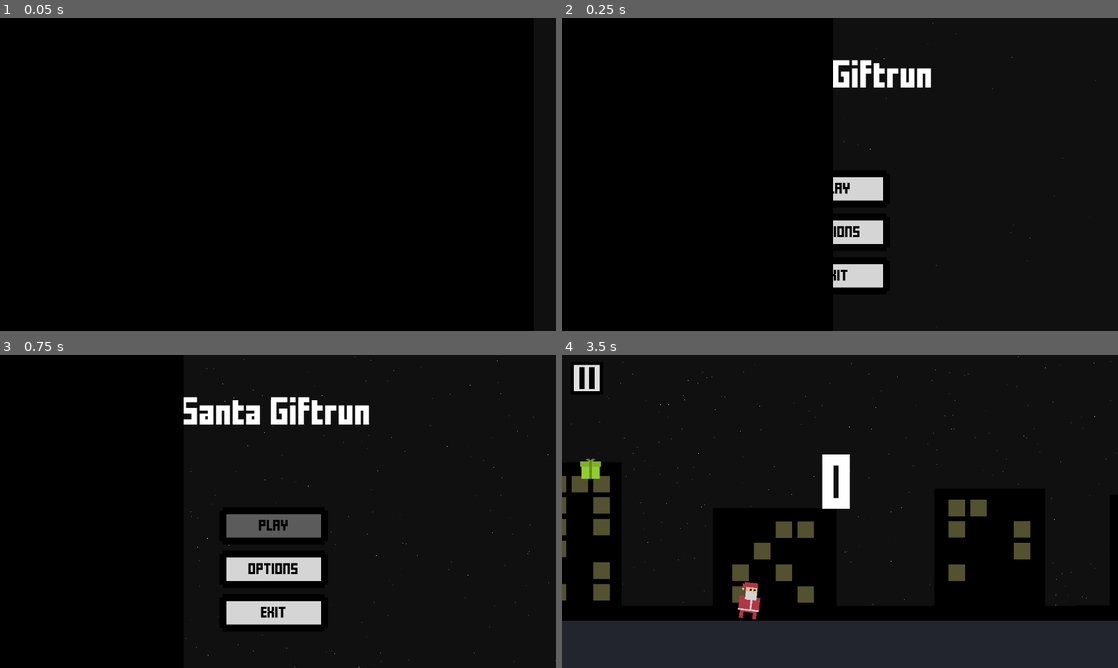
Above: before the commit, frames 1-4 (two rows, left to right).
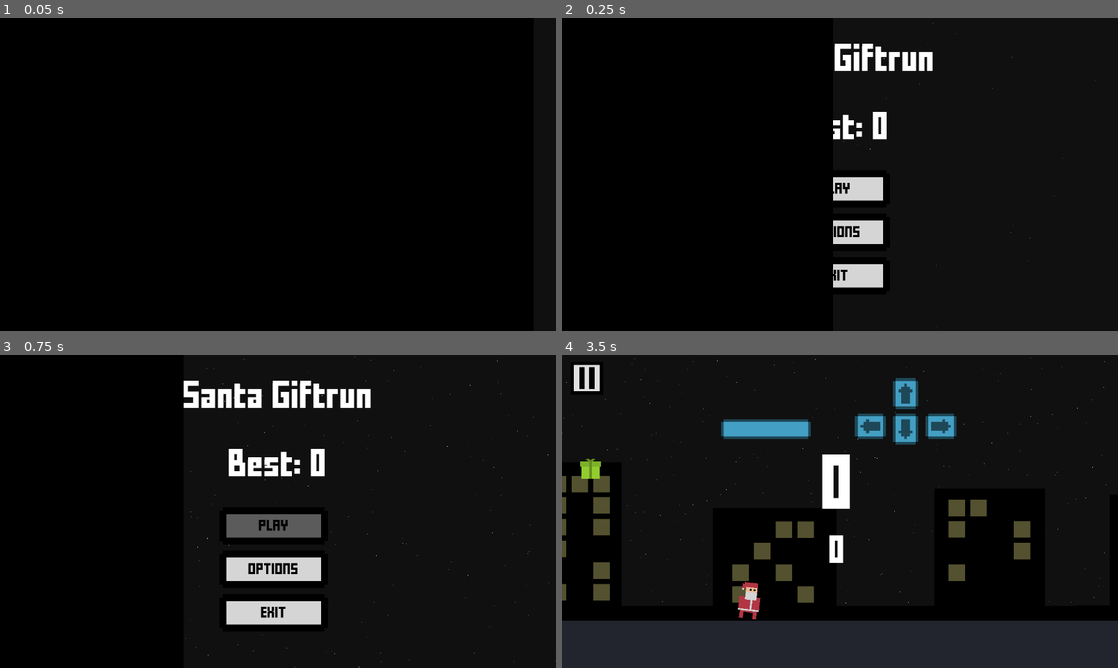
Above: after the commit, the same moments.

Repository: MarinMario/djam3-game
Game: Godot game, scene res://menus/main_menu.tscn
Same seed, same stepped clock (60 frames per second), same inputs: the game is played once before the commit and once after it. Sound files missing from this copy of the repository are replaced by a short silence.
Inputs (mouse positions are in pixels of both pictures, inside the frame that each line leads up to):
- Up to frame 1 (0.05 s): no input
- Up to frame 2 (0.25 s): no input
- Up to frame 3 (0.75 s): click "PLAY" at 0.5 s
- Up to frame 4 (3.5 s): click (584, 380) at 1.25 s; click "RETRY" at 2 s; tap Enter (ui_accept) at 2.75, 2.85, 3.02, 3.32 s; hold Right (ui_right) from 2.78 s (still down)

Frame 1 is identical in both runs. In frame 2, 2.0% of the frame differs, in the area x 48-67%, y 8-39%; in frame 3, 3.7%, in the area x 33-67%, y 8-39%; in frame 4, 3.1%.

Commit message:
FINISHED

Diff:
--- a/game/djam3_game/default_bus_layout.tres
+++ b/game/djam3_game/default_bus_layout.tres
@@ -1,9 +1,10 @@
 [gd_resource type="AudioBusLayout" format=2]
 
 [resource]
+bus/0/volume_db = -80.0
 bus/1/name = "effects"
 bus/1/solo = false
 bus/1/mute = false
 bus/1/bypass_fx = false
-bus/1/volume_db = 1.7
+bus/1/volume_db = -80.0
 bus/1/send = "Master"
--- a/game/djam3_game/global.gd
+++ b/game/djam3_game/global.gd
@@ -9,4 +9,9 @@
 const PLUS_MINUS = preload("res://world/plusminus.tscn")
 
 var score := 0
+var best_score := 0
 var building_speed := 500
+var sound_volume = 70
+
+func _on_music_finished():
+	$music.play()
--- a/game/djam3_game/global.tscn
+++ b/game/djam3_game/global.tscn
@@ -1,10 +1,12 @@
-[gd_scene load_steps=4 format=2]
+[gd_scene load_steps=5 format=2]
 
 [ext_resource path="res://global.gd" type="Script" id=1]
 [ext_resource path="res://sounds/gift_win.wav" type="AudioStream" id=2]
 [ext_resource path="res://sounds/gift_lose.wav" type="AudioStream" id=3]
+[ext_resource path="res://sounds/Space_House.wav" type="AudioStream" id=4]
 
 [node name="global" type="Node2D"]
+pause_mode = 2
 script = ExtResource( 1 )
 
 [node name="gift_win" type="AudioStreamPlayer2D" parent="."]
@@ -14,3 +16,9 @@
 [node name="gift_lose" type="AudioStreamPlayer2D" parent="."]
 stream = ExtResource( 3 )
 bus = "effects"
+
+[node name="music" type="AudioStreamPlayer2D" parent="."]
+stream = ExtResource( 4 )
+autoplay = true
+bus = "effects"
+[connection signal="finished" from="music" to="." method="_on_music_finished"]
--- a/game/djam3_game/menus/in_game_menu.gd
+++ b/game/djam3_game/menus/in_game_menu.gd
@@ -13,7 +13,7 @@
 
 
 func _on_exit_pressed():
-	get_tree().paused = false
+	#get_tree().paused = false
 	$anims.play("trans")
 	change_to = "res://menus/main_menu.tscn"
 
@@ -24,6 +24,6 @@
 
 
 func _on_retry_pressed():
-	get_tree().paused = false
+	#get_tree().paused = false
 	$anims.play("trans")
 	change_to = "res://world/world.tscn"
--- a/game/djam3_game/menus/in_game_menu.tscn
+++ b/game/djam3_game/menus/in_game_menu.tscn
@@ -87,7 +87,6 @@
 [node name="retry" parent="buttons" instance=ExtResource( 3 )]
 pause_mode = 2
 editor/display_folded = true
-margin_right = 250.0
 
 [node name="Label" type="Label" parent="buttons/retry"]
 margin_top = 8.0
--- a/game/djam3_game/menus/main_menu.gd
+++ b/game/djam3_game/menus/main_menu.gd
@@ -5,6 +5,8 @@
 
 func _ready():
 	$anims.play("ready")
+	get_tree().paused = false
+	$best.text = "Best: " + str(global.best_score)
 
 func _on_play_pressed():
 	$anims.play_backwards("change")
--- a/game/djam3_game/menus/main_menu.tscn
+++ b/game/djam3_game/menus/main_menu.tscn
@@ -65,20 +65,20 @@
 "values": [ Vector2( 0, 0 ), Vector2( -1500, 0 ) ]
 }
 
+[sub_resource type="DynamicFontData" id=4]
+font_path = "res://world/FFFFORWA.TTF"
+
+[sub_resource type="DynamicFont" id=5]
+size = 50
+font_data = SubResource( 4 )
+
 [sub_resource type="DynamicFontData" id=6]
 font_path = "res://world/FFFFORWA.TTF"
 
 [sub_resource type="DynamicFont" id=7]
-size = 50
-font_data = SubResource( 6 )
-
-[sub_resource type="DynamicFontData" id=3]
-font_path = "res://world/FFFFORWA.TTF"
-
-[sub_resource type="DynamicFont" id=4]
 size = 20
 use_filter = true
-font_data = SubResource( 3 )
+font_data = SubResource( 6 )
 
 [node name="main_menu" type="Control"]
 anchor_right = 1.0
@@ -97,22 +97,31 @@
 color = Color( 0, 0, 0, 1 )
 
 [node name="anims" type="AnimationPlayer" parent="."]
-anims/change = SubResource( 9 )
-anims/options_menu = SubResource( 5 )
-anims/ready = SubResource( 8 )
+anims/change = SubResource( 1 )
+anims/options_menu = SubResource( 2 )
+anims/ready = SubResource( 3 )
 
 [node name="bg_stars" parent="." instance=ExtResource( 2 )]
 
 [node name="title" type="Label" parent="."]
-margin_left = -3.51611
-margin_right = 1277.48
-margin_bottom = 277.0
-custom_fonts/font = SubResource( 7 )
+margin_right = 1281.0
+margin_bottom = 200.0
+custom_fonts/font = SubResource( 5 )
 text = "Santa Giftrun"
 align = 1
 valign = 1
 
+[node name="best" type="Label" parent="."]
+margin_top = 175.0
+margin_right = 1281.0
+margin_bottom = 339.0
+custom_fonts/font = SubResource( 5 )
+text = "Best: 0"
+align = 1
+valign = 1
+
 [node name="buttons" type="Node2D" parent="."]
+editor/display_folded = true
 position = Vector2( 505, 350 )
 z_index = -1
 __meta__ = {
--- a/game/djam3_game/menus/option_menu.gd
+++ b/game/djam3_game/menus/option_menu.gd
@@ -1,9 +1,13 @@
 extends Node2D
 
-var effects := AudioServer.get_bus_index("effects")
+var sound := AudioServer.get_bus_index("effects")
+
+func _ready():
+	$sound_slider.value = global.sound_volume
 
 func _process(delta):
-	AudioServer.set_bus_volume_db(effects, $sound_slider.value)
+	global.sound_volume = $sound_slider.value
+	AudioServer.set_bus_volume_db(sound, $sound_slider.value)
 
 
 func _on_fullscreen_pressed():
--- a/game/djam3_game/menus/option_menu.tscn
+++ b/game/djam3_game/menus/option_menu.tscn
@@ -35,7 +35,9 @@
 custom_icons/grabber_disabled = ExtResource( 3 )
 custom_icons/grabber_highlight = ExtResource( 3 )
 custom_icons/grabber = ExtResource( 3 )
-custom_styles/slider = SubResource( 3 )
+custom_styles/slider = SubResource( 1 )
+max_value = 80.0
+value = 70.0
 ticks_on_borders = true
 __meta__ = {
 "_edit_group_": true
--- a/game/djam3_game/player/player.gd
+++ b/game/djam3_game/player/player.gd
@@ -7,6 +7,7 @@
 var jump_height := 1500
 var jump_count := 0
 var anim := "move"
+var allow_gift := true
 
 func _physics_process(delta):
 	motion = 0
@@ -35,7 +36,7 @@
 	velocity = Vector2(motion * speed, gravity)
 	move_and_slide(velocity, Vector2(0,-1))
 
-	if Input.is_action_just_pressed("ui_accept"):
+	if Input.is_action_just_pressed("ui_accept") and allow_gift:
 		spawn_gift()
 
 
--- a/game/djam3_game/project.godot
+++ b/game/djam3_game/project.godot
@@ -53,6 +53,51 @@
 "svg/scale": 1.0
 }
 
+[input]
+
+ui_accept={
+"deadzone": 0.5,
+"events": [ Object(InputEventKey,"resource_local_to_scene":false,"resource_name":"","device":0,"alt":false,"shift":false,"control":false,"meta":false,"command":false,"pressed":false,"scancode":16777221,"unicode":0,"echo":false,"script":null)
+, Object(InputEventKey,"resource_local_to_scene":false,"resource_name":"","device":0,"alt":false,"shift":false,"control":false,"meta":false,"command":false,"pressed":false,"scancode":16777222,"unicode":0,"echo":false,"script":null)
+, Object(InputEventKey,"resource_local_to_scene":false,"resource_name":"","device":0,"alt":false,"shift":false,"control":false,"meta":false,"command":false,"pressed":false,"scancode":32,"unicode":0,"echo":false,"script":null)
+, Object(InputEventJoypadButton,"resource_local_to_scene":false,"resource_name":"","device":0,"button_index":0,"pressure":0.0,"pressed":false,"script":null)
+ ]
+}
+ui_select={
+"deadzone": 0.5,
+"events": [ Object(InputEventKey,"resource_local_to_scene":false,"resource_name":"","device":0,"alt":false,"shift":false,"control":false,"meta":false,"command":false,"pressed":false,"scancode":32,"unicode":0,"echo":false,"script":null)
+, Object(InputEventJoypadButton,"resource_local_to_scene":false,"resource_name":"","device":0,"button_index":3,"pressure":0.0,"pressed":false,"script":null)
+ ]
+}
+ui_left={
+"deadzone": 0.5,
+"events": [ Object(InputEventKey,"resource_local_to_scene":false,"resource_name":"","device":0,"alt":false,"shift":false,"control":false,"meta":false,"command":false,"pressed":false,"scancode":16777231,"unicode":0,"echo":false,"script":null)
+, Object(InputEventJoypadButton,"resource_local_to_scene":false,"resource_name":"","device":0,"button_index":14,"pressure":0.0,"pressed":false,"script":null)
+, Object(InputEventKey,"resource_local_to_scene":false,"resource_name":"","device":0,"alt":false,"shift":false,"control":false,"meta":false,"command":false,"pressed":false,"scancode":65,"unicode":0,"echo":false,"script":null)
+ ]
+}
+ui_right={
+"deadzone": 0.5,
+"events": [ Object(InputEventKey,"resource_local_to_scene":false,"resource_name":"","device":0,"alt":false,"shift":false,"control":false,"meta":false,"command":false,"pressed":false,"scancode":16777233,"unicode":0,"echo":false,"script":null)
+, Object(InputEventJoypadButton,"resource_local_to_scene":false,"resource_name":"","device":0,"button_index":15,"pressure":0.0,"pressed":false,"script":null)
+, Object(InputEventKey,"resource_local_to_scene":false,"resource_name":"","device":0,"alt":false,"shift":false,"control":false,"meta":false,"command":false,"pressed":false,"scancode":68,"unicode":0,"echo":false,"script":null)
+ ]
+}
+ui_up={
+"deadzone": 0.5,
+"events": [ Object(InputEventKey,"resource_local_to_scene":false,"resource_name":"","device":0,"alt":false,"shift":false,"control":false,"meta":false,"command":false,"pressed":false,"scancode":16777232,"unicode":0,"echo":false,"script":null)
+, Object(InputEventJoypadButton,"resource_local_to_scene":false,"resource_name":"","device":0,"button_index":12,"pressure":0.0,"pressed":false,"script":null)
+, Object(InputEventKey,"resource_local_to_scene":false,"resource_name":"","device":0,"alt":false,"shift":false,"control":false,"meta":false,"command":false,"pressed":false,"scancode":87,"unicode":0,"echo":false,"script":null)
+ ]
+}
+ui_down={
+"deadzone": 0.5,
+"events": [ Object(InputEventKey,"resource_local_to_scene":false,"resource_name":"","device":0,"alt":false,"shift":false,"control":false,"meta":false,"command":false,"pressed":false,"scancode":16777234,"unicode":0,"echo":false,"script":null)
+, Object(InputEventJoypadButton,"resource_local_to_scene":false,"resource_name":"","device":0,"button_index":13,"pressure":0.0,"pressed":false,"script":null)
+, Object(InputEventKey,"resource_local_to_scene":false,"resource_name":"","device":0,"alt":false,"shift":false,"control":false,"meta":false,"command":false,"pressed":false,"scancode":83,"unicode":0,"echo":false,"script":null)
+ ]
+}
+
 [rendering]
 
 environment/default_clear_color=Color( 0.0666667, 0.0666667, 0.0666667, 1 )
--- a/game/djam3_game/world/bg_city_window.gd
+++ b/game/djam3_game/world/bg_city_window.gd
@@ -2,8 +2,10 @@
 
 func _ready():
 	randomize()
-	var colors = [Color(100,100,100), "#545230"]
-	self.modulate = colors[randi()%colors.size() - 1]
+	if randi()%2 == 0:
+		self.modulate = "#545230"
+	else:
+		self.queue_free()
 
 	if self.modulate == Color(100,100,100):
 		self.queue_free()
--- /dev/null
+++ b/game/djam3_game/world/tutorial.gd
@@ -0,0 +1,20 @@
+extends Node2D
+
+var anim_timer := 0.0
+
+func _ready():
+	randomize()
+	self.modulate = Color(rand_range(0,1),rand_range(0,1),rand_range(0,1))
+
+func _process(delta):
+	anim_timer += delta
+
+	if anim_timer >= 5:
+		$anims.play("done")
+	else:
+		$anims.play("scale")
+
+
+func _on_anims_animation_finished(anim_name):
+	if anim_name == "done":
+		self.queue_free()
--- /dev/null
+++ b/game/djam3_game/world/tutorial.tscn
@@ -0,0 +1,84 @@
+[gd_scene load_steps=5 format=2]
+
+[ext_resource path="res://world/tutorial.gd" type="Script" id=1]
+[ext_resource path="res://menus/tutorial.png" type="Texture" id=2]
+
+[sub_resource type="Animation" id=2]
+resource_name = "done"
+length = 0.5
+tracks/0/type = "value"
+tracks/0/path = NodePath("keys:position")
+tracks/0/interp = 1
+tracks/0/loop_wrap = true
+tracks/0/imported = false
+tracks/0/enabled = true
+tracks/0/keys = {
+"times": PoolRealArray( 0, 0.5 ),
+"transitions": PoolRealArray( 1, 1 ),
+"update": 0,
+"values": [ Vector2( 0, 0 ), Vector2( 0, -500 ) ]
+}
+
+[sub_resource type="Animation" id=1]
+resource_name = "scale"
+length = 0.5
+tracks/0/type = "value"
+tracks/0/path = NodePath("keys:scale")
+tracks/0/interp = 1
+tracks/0/loop_wrap = true
+tracks/0/imported = false
+tracks/0/enabled = true
+tracks/0/keys = {
+"times": PoolRealArray( 0, 0.3, 0.486764 ),
+"transitions": PoolRealArray( 1, 1, 1 ),
+"update": 0,
+"values": [ Vector2( 2, 2 ), Vector2( 1, 1 ), Vector2( 2, 2 ) ]
+}
+
+[node name="tutorial" type="Node2D"]
+modulate = Color( 0.226563, 0.0221252, 0.0221252, 1 )
+script = ExtResource( 1 )
+
+[node name="keys" type="Node2D" parent="."]
+show_behind_parent = true
+scale = Vector2( 2, 2 )
+
+[node name="Node2D" type="Node2D" parent="keys"]
+editor/display_folded = true
+position = Vector2( 100, 0 )
+__meta__ = {
+"_edit_group_": true
+}
+
+[node name="up" type="Sprite" parent="keys/Node2D"]
+position = Vector2( 0, -50 )
+texture = ExtResource( 2 )
+vframes = 5
+frame = 3
+
+[node name="down" type="Sprite" parent="keys/Node2D"]
+texture = ExtResource( 2 )
+vframes = 5
+frame = 2
+
+[node name="left" type="Sprite" parent="keys/Node2D"]
+position = Vector2( -50, 0 )
+texture = ExtResource( 2 )
+vframes = 5
+frame = 1
+
+[node name="right" type="Sprite" parent="keys/Node2D"]
+position = Vector2( 50, 0 )
+texture = ExtResource( 2 )
+vframes = 5
+
+[node name="space" type="Sprite" parent="keys"]
+position = Vector2( -100, 0 )
+texture = ExtResource( 2 )
+vframes = 5
+frame = 4
+
+[node name="anims" type="AnimationPlayer" parent="."]
+anims/done = SubResource( 2 )
+anims/scale = SubResource( 1 )
+[connection signal="animation_finished" from="anims" to="." method="_on_anims_animation_finished"]
--- a/game/djam3_game/world/world.gd
+++ b/game/djam3_game/world/world.gd
@@ -4,7 +4,7 @@
 var city_bg_timer := 0.0
 var speed_up_timer := 0.0
 var menu_open := false
-var pause := false
+var can_close_menu := true
 var building_speed := 0
 
 func _ready():
@@ -12,6 +12,7 @@
 	global.building_speed = 500
 	global.score = 0
 	get_tree().paused = false
+	can_close_menu = true
 
 func _process(delta):
 	house_timer += delta
@@ -37,6 +38,7 @@
 	$floor.position.x -= 500 * delta
 
 	$score/label.text = str(global.score)
+	$best_score/label.text = str(global.best_score)
 
 
 func spawn_house():
@@ -53,13 +55,19 @@
 func _on_void_body_entered(body):
 	if body.name == "player" and !menu_open:
 		$anims.play("menu")
+		can_close_menu = false
+		$player.allow_gift = false
+		if global.score > global.best_score:
+			global.best_score = global.score
 
 func _on_pause_pressed():
 	menu()
 
 func menu():
-	if menu_open:
-		$anims.play_backwards("menu")
-	else:
-		$anims.play("menu")
+	if can_close_menu:
+		if menu_open:
+			$anims.play_backwards("menu")
+		else:
+			$anims.play("menu")
+
 	menu_open = !menu_open
--- a/game/djam3_game/world/world.tscn
+++ b/game/djam3_game/world/world.tscn
@@ -9,6 +9,7 @@
 [ext_resource path="res://menus/pause_pressed.png" type="Texture" id=7]
 [ext_resource path="res://menus/pause_hover.png" type="Texture" id=8]
 [ext_resource path="res://world/pause.gd" type="Script" id=9]
+[ext_resource path="res://world/tutorial.tscn" type="PackedScene" id=10]
 
 [sub_resource type="RectangleShape2D" id=1]
 extents = Vector2( 1685.83, 52.6817 )
@@ -23,7 +24,14 @@
 size = 100
 font_data = SubResource( 3 )
 
-[sub_resource type="Animation" id=6]
+[sub_resource type="DynamicFontData" id=8]
+font_path = "res://world/FFFFORWA.TTF"
+
+[sub_resource type="DynamicFont" id=9]
+size = 50
+font_data = SubResource( 8 )
+
+[sub_resource type="Animation" id=5]
 resource_name = "change"
 length = 0.6
 tracks/0/type = "value"
@@ -55,8 +63,7 @@
 "values": [ Vector2( 1500, 50 ), Vector2( 500, 50 ) ]
 }
 
-[sub_resource type="Animation" id=5]
-resource_name = "ready"
+[sub_resource type="Animation" id=7]
 length = 0.5
 tracks/0/type = "value"
 tracks/0/path = NodePath("trans:position")
@@ -125,6 +132,20 @@
 align = 1
 valign = 1
 
+[node name="best_score" type="Node2D" parent="."]
+position = Vector2( -2, 0 )
+z_index = -300
+
+[node name="label" type="Label" parent="best_score"]
+margin_left = -3.78943
+margin_top = 5.78955
+margin_right = 1280.21
+margin_bottom = 905.79
+custom_fonts/font = SubResource( 9 )
+text = "0"
+align = 1
+valign = 1
+
 [node name="city_background" parent="." instance=ExtResource( 3 )]
 position = Vector2( -1919.64, 6.23059 )
 
@@ -135,9 +156,9 @@
 
 [node name="anims" type="AnimationPlayer" parent="."]
 pause_mode = 2
-anims/change = SubResource( 6 )
-anims/menu = SubResource( 7 )
-anims/ready = SubResource( 5 )
+anims/change = SubResource( 5 )
+anims/menu = SubResource( 6 )
+anims/ready = SubResource( 7 )
 
 [node name="in_game_menu" parent="." instance=ExtResource( 5 )]
 position = Vector2( 1500, 50 )
@@ -157,5 +178,8 @@
 expand = true
 stretch_mode = 4
 script = ExtResource( 9 )
+
+[node name="tutorial" parent="." instance=ExtResource( 10 )]
+position = Vector2( 631.975, 170.339 )
 [connection signal="body_entered" from="void" to="." method="_on_void_body_entered"]
 [connection signal="pressed" from="pause" to="." method="_on_pause_pressed"]
Not shown, added: game/djam3_game/export_presets.cfg
Not shown: 6 places in game/djam3_game/menus/main_menu.tscn that only renumber resources
Not shown: 3 places in game/djam3_game/menus/option_menu.tscn that only renumber resources
Binary file added: game/djam3_game/menus/tutorial.png
Not shown, added: game/djam3_game/menus/tutorial.png.import
Not shown, added: game/djam3_game/sounds/Space_House.wav.import
Not shown: 2 places in game/djam3_game/world/world.tscn that only renumber resources
Not shown, added: game/djam3_game/sounds/Space_House.wav
